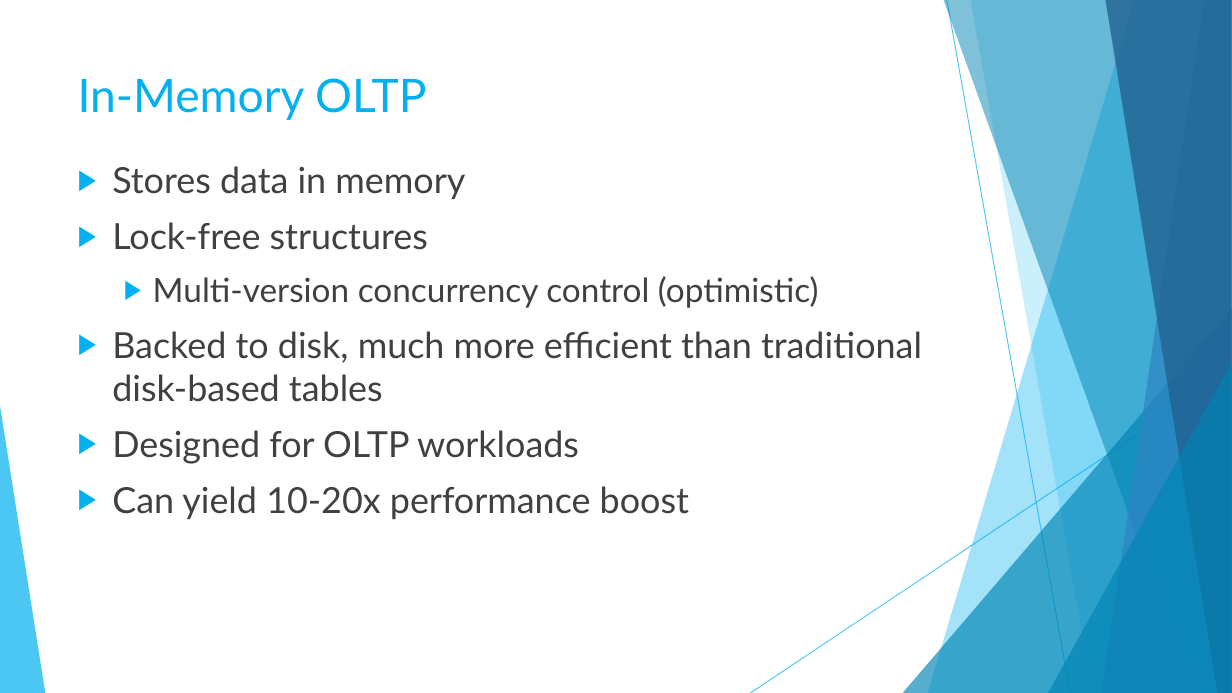
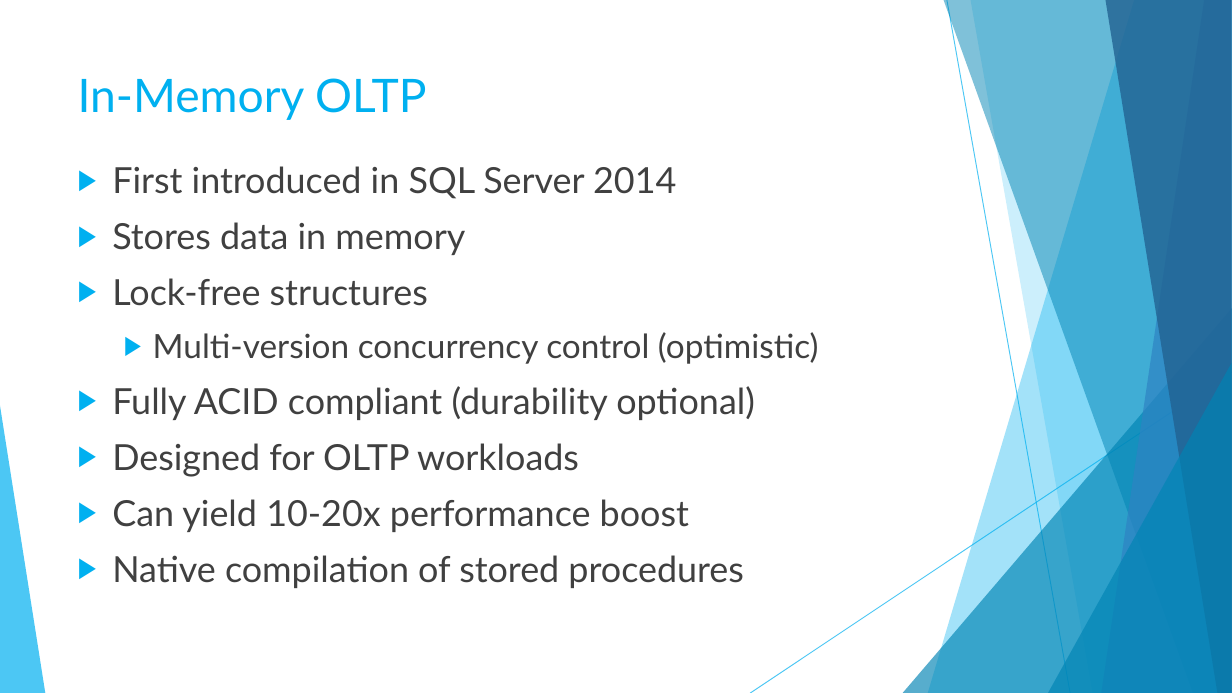
Before and after one commit to sqltran/SevenAwesomeSQLFeatures, a slide deck: slide 36 of AwesomeFreeSQLServerFeatures.pptx. Drawn at 1232x693 pixels with LibreOffice and Linux fonts; fonts in the diff are those of the drawing. Boxes give left, top, right and bottom in pixels: in the first picture for what was removed or moved away, otherwise in the second. Text is boxed around its words. In the diff, an @@ line names an element or a change of style, - is before the commit and + after.

```diff
--- a/AwesomeFreeSQLServerFeatures.pptx
+++ b/AwesomeFreeSQLServerFeatures.pptx
@@ text at <box>112,166,676,199</box>: paragraph added @@
+▶ First introduced in SQL Server 2014
@@ text at <box>112,386,755,420</box>: text changed @@
-▶ Backed to disk, much more efficient than traditional disk-based tables
+▶ Fully ACID compliant (durability optional)
@@ text at <box>112,555,743,588</box>: paragraph added @@
+▶ Native compilation of stored procedures
```
Also in this commit, not shown: 1 slide added.
